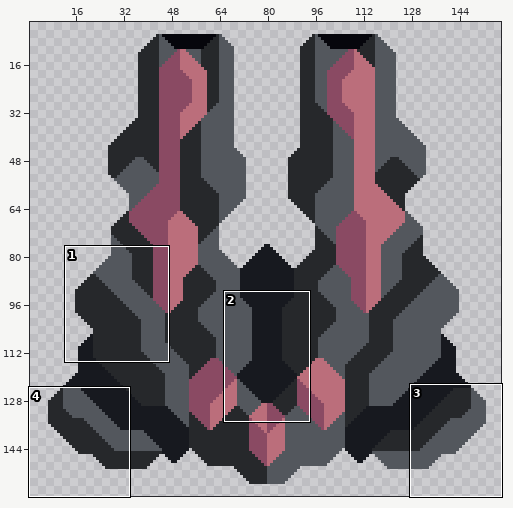
Sprite sheet: sprites/blocks/Asterion/turrets/transition/transition.png. The first picture is a wide view before the edit; the outline marks the close-up.
Close-up. Before the commit:
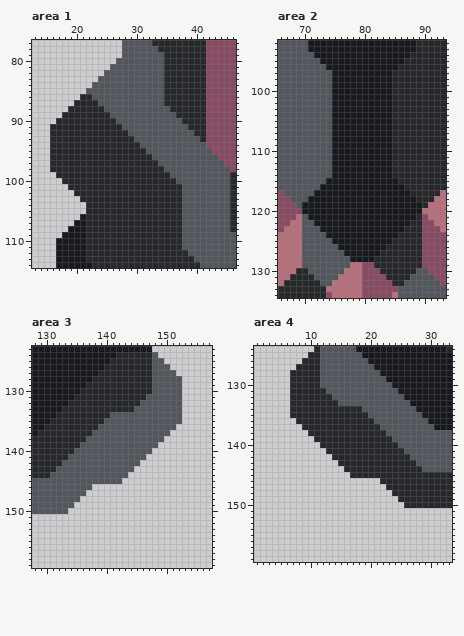
The file is 160x160 pixels. Shown: area 1: x 13..46, y 77..114; area 2: x 66..93, y 92..134; area 3: x 128..157, y 123..159; area 4: x 1..33, y 124..159. The wide view leaves out empty margins. The commit also changed other parts of the picture, which this record leaves out.
The result:
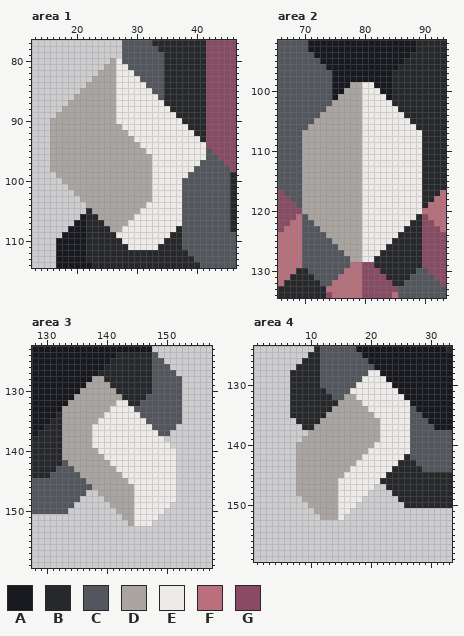
Palette (. is transparent): A #17191f  B #26282b  C #53575d  D #aba5a2  E #edeae8  F #bb6e7b  G #8a4a63
Changes in this commit:
Area 1:
y 80: x 26..27 .C -> DE
y 81: x 25..28 .CCC -> DDEE
y 82: x 24..29 .CCCCC -> DDDEEE
y 83: x 23..30 .CCCCCCC -> DDDDEEEE
y 84: x 22..31 .CCCCCCCCC -> DDDDDEEEEE
y 85: x 21..32 .CCCCCCCCCCC -> DDDDDDEEEEEE
y 86: x 20..33 .BBCCCCCCCCCCC -> DDDDDDDEEEEEEE
y 87: x 19..34 .BBBBCCCCCCCCCCC -> DDDDDDDDEEEEEEEE
y 88: x 18..35 .BBBBBBCCCCCCCCCCC -> DDDDDDDDDEEEEEEEEE
y 89: x 17..36 .BBBBBBBBCCCCCCCCCCC -> DDDDDDDDDDEEEEEEEEEE
y 90: x 16..37 .BBBBBBBBBBCCCCCCCCCCC -> DDDDDDDDDDDEEEEEEEEEEE
y 91: x 16..38 BBBBBBBBBBBBCCCCCCCCCCC -> DDDDDDDDDDDDEEEEEEEEEEE
y 92: x 16..39 BBBBBBBBBBBBBCCCCCCCCCCC -> DDDDDDDDDDDDDEEEEEEEEEEE
y 93: x 16..40 BBBBBBBBBBBBBBCCCCCCCCCCC -> DDDDDDDDDDDDDDEEEEEEEEEEE
y 94: x 16..41 BBBBBBBBBBBBBBBCCCCCCCCCCC -> DDDDDDDDDDDDDDDEEEEEEEEEEE
y 95: x 16..41 BBBBBBBBBBBBBBBBCCCCCCCCCC -> DDDDDDDDDDDDDDDDEEEEEEEEEE
y 96: x 16..41 BBBBBBBBBBBBBBBBBCCCCCCCCC -> DDDDDDDDDDDDDDDDDEEEEEEEEE
y 97: x 16..40 BBBBBBBBBBBBBBBBBBCCCCCCC -> DDDDDDDDDDDDDDDDDEEEEEEEE
y 98: x 16..39 BBBBBBBBBBBBBBBBBBBCCCCC -> DDDDDDDDDDDDDDDDDEEEEEEE
y 99: x 17..38 BBBBBBBBBBBBBBBBBBBCCC -> DDDDDDDDDDDDDDDDEEEEEE
y 100: x 18..37 BBBBBBBBBBBBBBBBBBBC -> DDDDDDDDDDDDDDDEEEEE
y 101: x 19..37 BBBBBBBBBBBBBBBBBBB -> DDDDDDDDDDDDDDEEEEE
y 102: x 20..37 BBBBBBBBBBBBBBBBBB -> DDDDDDDDDDDDDEEEEE
y 103: x 21..37 BBBBBBBBBBBBBBBBB -> DDDDDDDDDDDDEEEEE
y 104: x 22..37 BBBBBBBBBBBBBBBB -> DDDDDDDDDDEEEEEE
y 105: x 23..37 BBBBBBBBBBBBBBB -> DDDDDDDDEEEEEEE
y 106: x 24..37 BBBBBBBBBBBBBB -> DDDDDDEEEEEEEE
y 107: x 25..37 BBBBBBBBBBBBB -> DDDDEEEEEEEEE
y 108: x 26..36 BBBBBBBBBBB -> DDEEEEEEEEE
y 109: x 27..35 BBBBBBBBB -> EEEEEEEEE
y 110: x 28..34 BBBBBBB -> EEEEEEE
y 111: x 29..33 BBBBB -> EEEEE
Area 2:
y 99: x 78..81 AAAA -> DDEE
y 100: x 77..82 AAAAAA -> DDDEEE
y 101: x 76..83 AAAAAAAA -> DDDDEEEE
y 102: x 75..84 AAAAAAAAAA -> DDDDDEEEEE
y 103: x 74..85 CAAAAAAAAAAB -> DDDDDDEEEEEE
y 104: x 73..86 CCAAAAAAAAAABB -> DDDDDDDEEEEEEE
y 105: x 72..87 CCCAAAAAAAAAABBB -> DDDDDDDDEEEEEEEE
y 106: x 71..88 CCCCAAAAAAAAAABBBB -> DDDDDDDDDEEEEEEEEE
y 107..114: x 70..89 CCCCCAAAAAAAAAABBBBB -> DDDDDDDDDDEEEEEEEEEE
y 115: x 70..89 CCCCAAAAAAAAAAAABBBB -> DDDDDDDDDDEEEEEEEEEE
y 116: x 70..89 CCCAAAAAAAAAAAAAABBB -> DDDDDDDDDDEEEEEEEEEE
y 117: x 70..89 CCAAAAAAAAAAAAAAAABB -> DDDDDDDDDDEEEEEEEEEE
y 118: x 70..89 CAAAAAAAAAAAAAAAAAAB -> DDDDDDDDDDEEEEEEEEEE
y 119..120: x 70..89 AAAAAAAAAAAAAAAAAAAA -> DDDDDDDDDDEEEEEEEEEE
y 121: x 71..88 AAAAAAAAAAAAAAAAAA -> DDDDDDDDDEEEEEEEEE
y 122: x 72..87 AAAAAAAAAAAAAAAA -> DDDDDDDDEEEEEEEE
y 123: x 73..86 AAAAAAAAAAAAAA -> DDDDDDDEEEEEEE
y 124: x 74..85 AAAAAAAAAAAA -> DDDDDDEEEEEE
y 125: x 75..84 AAAAAAAAAA -> DDDDDEEEEE
y 126: x 76..83 AAAAAAAA -> DDDDEEEE
y 127: x 77..82 AAAAAA -> DDDEEE
y 128: x 78..81 AAAA -> DDEE
Area 3:
y 128: x 138..139 BB -> DD
y 129: x 137..140 BBBB -> DDDD
y 130: x 136..141 BBBBBB -> DDDDDD
y 131: x 135..142 BBBBBBBB -> DDDDDDDD
y 132: x 134..143 BBBBBBBBBB -> DDDDDDDDEE
y 133: x 133..144 BBBBBBBBBBBB -> DDDDDDDDEEEE
y 134: x 133..145 BBBBBBBBCCCCC -> DDDDDDDEEEEEE
y 135: x 133..146 BBBBBBBCCCCCCC -> DDDDDDEEEEEEEE
y 136: x 133..147 BBBBBBCCCCCCCCC -> DDDDDEEEEEEEEEE
y 137: x 133..148 BBBBBCCCCCCCCCCC -> DDDDDEEEEEEEEEEE
y 138: x 133..149 BBBBCCCCCCCCCCCCC -> DDDDDEEEEEEEEEEEE
y 139: x 133..150 BBBCCCCCCCCCCCCC.. -> DDDDDEEEEEEEEEEEEE
y 140: x 133..151 BBCCCCCCCCCCCCC.... -> DDDDDDEEEEEEEEEEEEE
y 141: x 133..151 BCCCCCCCCCCCCC..... -> DDDDDDDEEEEEEEEEEEE
y 142: x 134..151 CCCCCCCCCCCC...... -> DDDDDDDEEEEEEEEEEE
y 143: x 135..151 CCCCCCCCCC....... -> DDDDDDDEEEEEEEEEE
y 144: x 136..151 CCCCCCCC........ -> DDDDDDDEEEEEEEEE
y 145: x 137..151 CCCCCC......... -> DDDDDDDEEEEEEEE
y 146: x 138..151 .............. -> DDDDDDDEEEEEEE
y 147: x 139..151 ............. -> DDDDDDEEEEEEE
y 148: x 140..151 ............ -> DDDDDEEEEEEE
y 149: x 141..150 .......... -> DDDDEEEEEE
y 150: x 142..149 ........ -> DDDEEEEE
y 151: x 143..148 ...... -> DDEEEE
y 152: x 144..147 .... -> DEEE
Area 4:
y 128: x 20..21 CC -> EE
y 129: x 19..22 CCCC -> EEEE
y 130: x 18..23 CCCCCC -> EEEEEE
y 131: x 17..24 CCCCCCCC -> EEEEEEEE
y 132: x 16..25 CCCCCCCCCC -> DDEEEEEEEE
y 133: x 15..26 CCCCCCCCCCCC -> DDDDEEEEEEEE
y 134: x 14..26 BBBBBCCCCCCCC -> DDDDDDEEEEEEE
y 135: x 13..26 BBBBBBBCCCCCCC -> DDDDDDDDEEEEEE
y 136: x 12..26 BBBBBBBBBCCCCCC -> DDDDDDDDDDEEEEE
y 137: x 11..26 BBBBBBBBBBBCCCCC -> DDDDDDDDDDDEEEEE
y 138: x 10..26 BBBBBBBBBBBBBCCCC -> DDDDDDDDDDDDEEEEE
y 139: x 9..26 ..BBBBBBBBBBBBBCCC -> DDDDDDDDDDDDDEEEEE
y 140: x 8..26 ....BBBBBBBBBBBBBCC -> DDDDDDDDDDDDDEEEEEE
y 141: x 8..26 .....BBBBBBBBBBBBBC -> DDDDDDDDDDDDEEEEEEE
y 142: x 8..25 ......BBBBBBBBBBBB -> DDDDDDDDDDDEEEEEEE
y 143: x 8..24 .......BBBBBBBBBB -> DDDDDDDDDDEEEEEEE
y 144: x 8..23 ........BBBBBBBB -> DDDDDDDDDEEEEEEE
y 145: x 8..22 .........BBBBBB -> DDDDDDDDEEEEEEE
y 146: x 8..21 .............. -> DDDDDDDEEEEEEE
y 147: x 8..20 ............. -> DDDDDDDEEEEEE
y 148: x 8..19 ............ -> DDDDDDDEEEEE
y 149: x 9..18 .......... -> DDDDDDEEEE
y 150: x 10..17 ........ -> DDDDDEEE
y 151: x 11..16 ...... -> DDDDEE
y 152: x 12..15 .... -> DDDE
Where, in picture pixels (left, top, right, bottom), the same in both close-ups:
changed: (50, 58, 206, 250)
changed: (302, 82, 422, 262)
changed: (62, 376, 176, 526)
changed: (296, 370, 410, 520)
